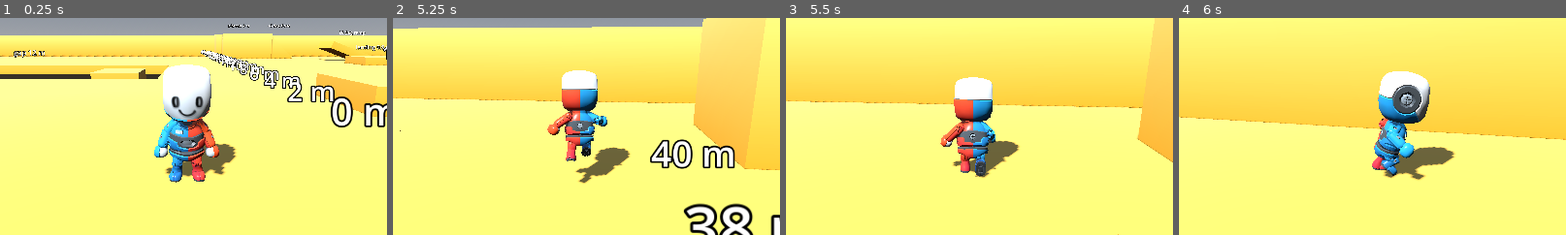
Above: before the commit, frames 1-4 (left to right).
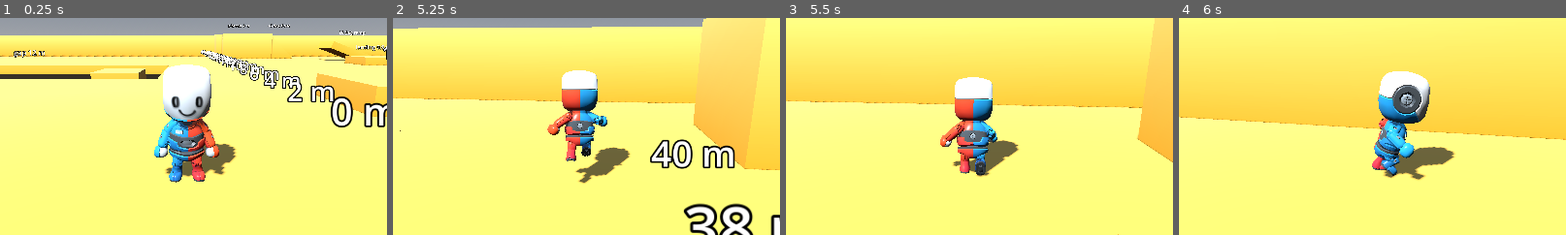
Above: after the commit, the same moments.

Repository: bistlaudio/Attimo
Game: Godot game, scene res://scenes/test/movement_gym.tscn
Two runs of this game, one before a commit and one after it. Both use one fixed random seed, a clock stepped at 60 frames per second and the inputs below.
Inputs (mouse positions are % of the whole screen's width and height, from its top left):
- Up to frame 1 (0.25 s): no input
- Up to frame 2 (5.25 s): tap Enter at 0.5 s; move the mouse to (55, 50) at 0.52 s; hold Right mouse button (aim) 0.53-1.28 s; hold W (move_forward) from 0.53 s (still down); click (55, 50) at 0.67 s; tap Space (jump) at 0.77, 1.07, 1.52, 1.55, 1.82, 3.02, 3.32, 3.77, 3.8, 4.07, 4.52, 4.82 s; tap Shift (dash) at 0.8, 1.35, 3.05, 4.35 s; move the mouse to (45, 50) at 1.27 s; move the mouse to (52, 48) at 2.02 s; hold Space (jump) 2.03-2.78 s; right-click (52, 48) at 2.3 s; move the mouse to (49, 52) at 2.77 s; right-click (49, 52) at 2.85 s; click (49, 52) at 2.92 s; move the mouse to (57, 51) at 3.52 s; hold Middle mouse button (camera_recenter) 3.53-4.28 s; move the mouse to (42, 49) at 4.27 s; right-click (42, 49) at 4.55 s; move the mouse to (51, 50) at 5.02 s; hold Shift (dash) from 5.03 s (still down); tap E (interact) at 5.1 s; click (51, 50) at 5.17 s
- Up to frame 3 (5.5 s): keep holding W (move_forward); keep holding Shift (dash)
- Up to frame 4 (6 s): move the mouse to (46, 48) at 5.77 s; release W (move_forward) at 5.78 s; release Shift (dash) at 5.78 s; hold D (move_right) from 5.78 s (still down); tap Mouse wheel down (module_next) at 5.85 s
The pictures show only the part of the screen within x 26-76%, y 30-80%; the shares and areas given below are measured in that part.

Frames 1-2 are identical in both runs. In frame 3, 0.7% of the frame differs, in the area x 39-61%, y 27-74%; in frame 4, nothing differs.

Commit message:
feat(quick-261120-dik): softer dash blends written to the animation edges
- MannequinAnimator.apply_blend sets the edge crossfade just before each travel from dash_in_blend, dash_in_blend_air and dash_out_blend (live-tunable); same-frame state travel is unchanged
- aimed dash nodes are documented as dormant

Co-Authored-By: Claude Sonnet 5.5 <noreply@anthropic.com>

Diff:
--- a/attimo/scripts/player/mannequin_animator.gd
+++ b/attimo/scripts/player/mannequin_animator.gd
@@ -3,7 +3,7 @@
 ## Presents FSM state on the Mannequin: maps the LOCAL StateMachine.state_changed signal to AnimationTree travel,
 ## the Locomotion blend and the Land overlay. Animation shows state; it is not feedback in the D-10 sense.
 ## The tree root is a BlendTree (tools/build_mannequin_tree.gd): StateMachine -> TimeScale -> Land OneShot -> Aim
-## (upper-body layer) -> output. The state machine has one dash node per Dodge clip; dash_node_for() picks it (D-12).
+## (upper-body layer) -> output. The state machine has one dash node per Dodge clip; dash_node_for() picks it (D-12, the aimed nodes are dormant).
 ## The aim layer is the spell hand (quick 261118-qi3): an aim press starts the AimMachine at Enter on the same physics
 ## frame, Hold loops while aim is held, use_hand while aiming fires the Shoot OneShot, a release travels to Exit and the
 ## layer fades out after the Exit clip.
@@ -45,8 +45,11 @@
 ## The AimPoseModifier node, relative to the Mannequin node (the AnimationTree's parent).
 const AIM_MODIFIER_PATH: NodePath = ^"Rig_Medium/Skeleton3D/AimPoseModifier"
 
+## The dash nodes that take the dash crossfades (dash_in_blend, dash_in_blend_air, dash_out_blend). Slide keeps its own edges.
+const DASH_NODES: Array[StringName] = [&"Dash", &"DashLeft", &"DashRight", &"DashBack"]
+
 ## The dash nodes of the state machine and the Dodge clip each plays; the clip length is stretched to dash_time.
-## Dash is the air dash and the aimed forward dash, the others are the aimed dashes (D-12). Slide is the unaimed ground
+## Dash is the ground and the air dash; DashLeft, DashRight and DashBack are dormant since there is no dash while aiming (D-12 amended, quick 261120-dik). Slide is the unaimed ground
 ## dash (DEV-04): the retargeted Running_Slide, picked through Dash.slide.
 const DASH_CLIPS: Dictionary[StringName, StringName] = {
 	&"Dash": &"Dodge_Forward",
@@ -132,6 +135,8 @@
 var _dash_state: Node
 ## Length in seconds of each dash node's Dodge clip, read once in _ready (Pitfall 6).
 var _dash_lengths: Dictionary[StringName, float] = {}
+## The state machine's direct edges by "from>to" (one per ordered pair), so the dash crossfades can be set per travel.
+var _edges: Dictionary[StringName, AnimationNodeStateMachineTransition] = {}
 
 
 func _ready() -> void:
@@ -172,6 +177,8 @@
 	if tree_root != null and tree_root.has_node(&"StateMachine"):
 		var machine: AnimationNodeStateMachine = tree_root.get_node(&"StateMachine") as AnimationNodeStateMachine
 		_has_jump2 = machine.has_node(&"Jump2")
+		for i: int in machine.get_transition_count():
+			_edges[StringName("%s>%s" % [machine.get_transition_from(i), machine.get_transition_to(i)])] = machine.get_transition(i)
 		var locomotion: AnimationNodeBlendSpace2D = machine.get_node(&"Locomotion") as AnimationNodeBlendSpace2D
 		_has_sprint = locomotion != null and locomotion.max_space.y > 1.0
 
@@ -337,9 +344,35 @@
 func _travel_to(node: StringName) -> void:
 	# _playback is null when the tree is inactive or has no StateMachine node; the rest of the handler must still run (WR-03).
 	if _playback != null:
+		apply_blend(_playback.get_current_node(), node)
 		_playback.travel(node)
 	last_travel = node
 	last_travel_frame = Engine.get_physics_frames()
+
+
+## The crossfade in seconds the edge `from_node` to `to_node` should use, or -1 to keep the tree's own value. Into a dash
+## clip: dash_in_blend from the ground locomotion, dash_in_blend_air from a jump, long jump or fall. Out of a dash clip:
+## dash_out_blend. Slide keeps its own edges (quick 261120-dik).
+func blend_time_for(from_node: StringName, to_node: StringName) -> float:
+	var config: MovementConfig = player.config
+	if from_node == &"Slide" or to_node == &"Slide":
+		return -1.0
+	if DASH_NODES.has(from_node):
+		return config.dash_out_blend
+	if DASH_NODES.has(to_node):
+		return config.dash_in_blend if from_node == &"Locomotion" else config.dash_in_blend_air
+	return -1.0
+
+
+## Writes the crossfade of the edge `from_node` to `to_node` just before the travel (live-tunable: the F2 sliders change the
+## config, the next travel picks it up). The tree resource is shared, but every writer uses the same config. Presentation only.
+func apply_blend(from_node: StringName, to_node: StringName) -> void:
+	var blend: float = blend_time_for(from_node, to_node)
+	if blend < 0.0:
+		return
+	var edge: AnimationNodeStateMachineTransition = _edges.get(StringName("%s>%s" % [from_node, to_node]))
+	if edge != null:
+		edge.xfade_time = blend
 
 
 ## Remembers the impact and the horizontal speed of this player's touchdown (EventBus.landed fires one tick before the
